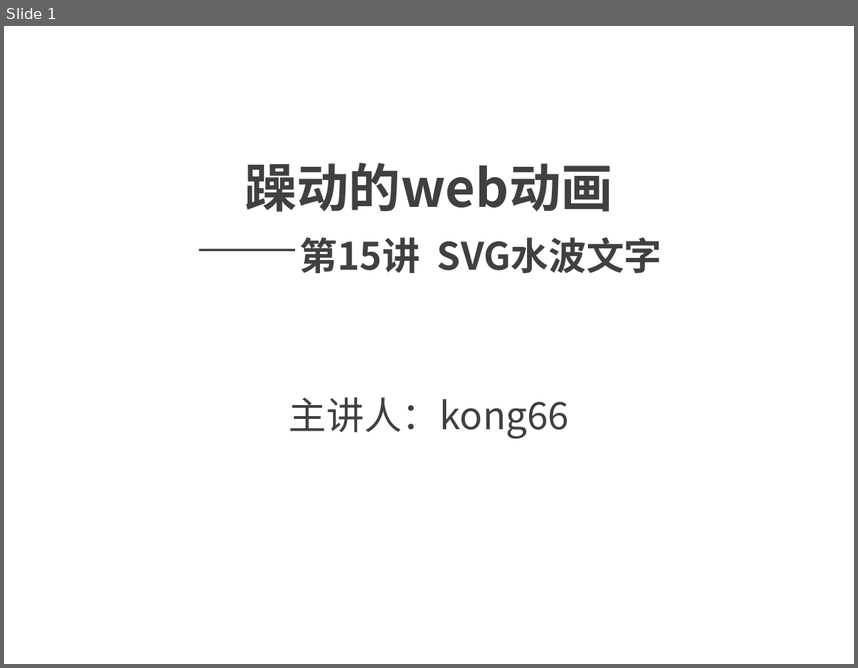
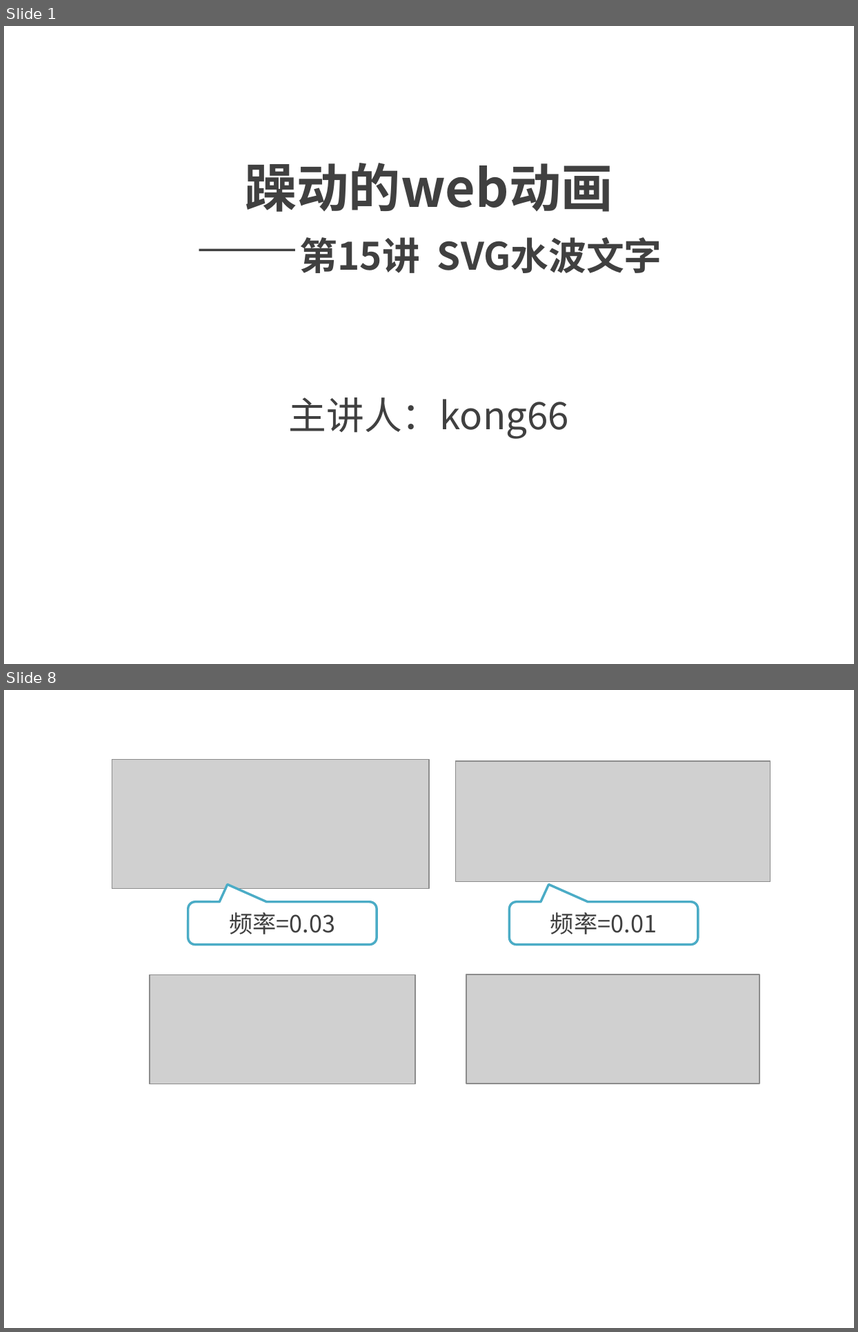
Before and after one commit to kong66/webAni, a slide deck: 15-svg-filter-text-wave/15.pptx. Shown one above the other, each under a label of ours: slide 1 before the commit, slides 1 and 8 after it; the slides between them are not shown. The pictures are 858x668 and 858x1332 pixels, drawn with LibreOffice and Linux fonts; fonts in the diff are those of the drawing; grey boxes stand for pictures. Boxes give left, top, right and bottom in pixels: in the first picture for what was removed or moved away, otherwise in the second. Text is boxed around its words. In the diff, an @@ line names an element or a change of style, - is before the commit and + after.

```diff
--- a/15-svg-filter-text-wave/15.pptx
+++ b/15-svg-filter-text-wave/15.pptx
@@ slide 8 added at [4, 690, 854, 1328], background #FFFFFF @@
@@ picture added at [112, 759, 429, 888] @@
@@ picture added at [455, 761, 770, 882] @@
@@ rounded speech box added at [188, 902, 377, 944], fill #FFFFFF, outline #4BACC6 2 pt, 20 pt, text #404040 @@
+频率=0.03
@@ rounded speech box added at [509, 902, 697, 944], fill #FFFFFF, outline #4BACC6 2 pt, 20 pt, text #404040 @@
+频率=0.01
@@ picture added at [150, 975, 415, 1083] @@
@@ picture added at [466, 974, 760, 1083] @@
```
Also in this commit, not shown: 3 slides changed, 8 other slides added, 8 slides removed, 2 other files.
